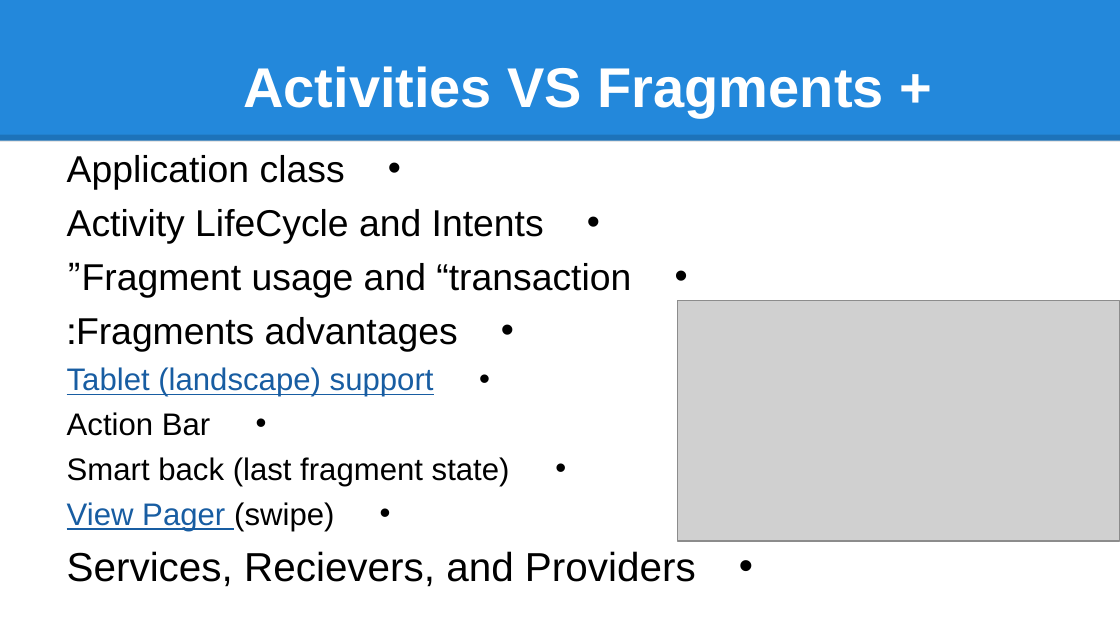
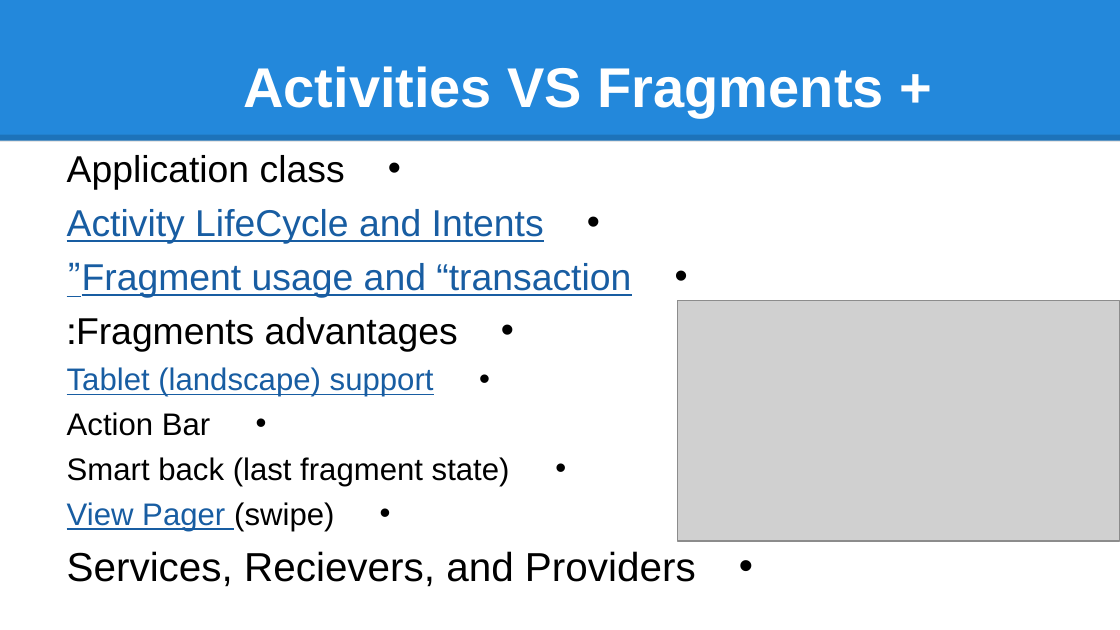
Before and after one commit to szabgab/osdc.org.il, a slide deck: slide 9 of html/static/android_basics_lecture_april_6th.pptx (slide 8 before the commit). Drawn at 1120x630 pixels with LibreOffice and Linux fonts; fonts in the diff are those of the drawing; grey boxes stand for pictures. Boxes give left, top, right and bottom in pixels: in the first picture for what was removed or moved away, otherwise in the second. Text is boxed around its words. In the diff, an @@ line names an element or a change of style, - is before the commit and + after.

```diff
--- a/html/static/android_basics_lecture_april_6th.pptx
+++ b/html/static/android_basics_lecture_april_6th.pptx
@@ text at bbox=[67, 209, 631, 298]: text colour #000000 to #185DA2, underline on in "Activity LifeCycle and Intents", "Fragment usage and “transaction”" @@
```
Also in this commit, not shown: 4 other slides changed.
